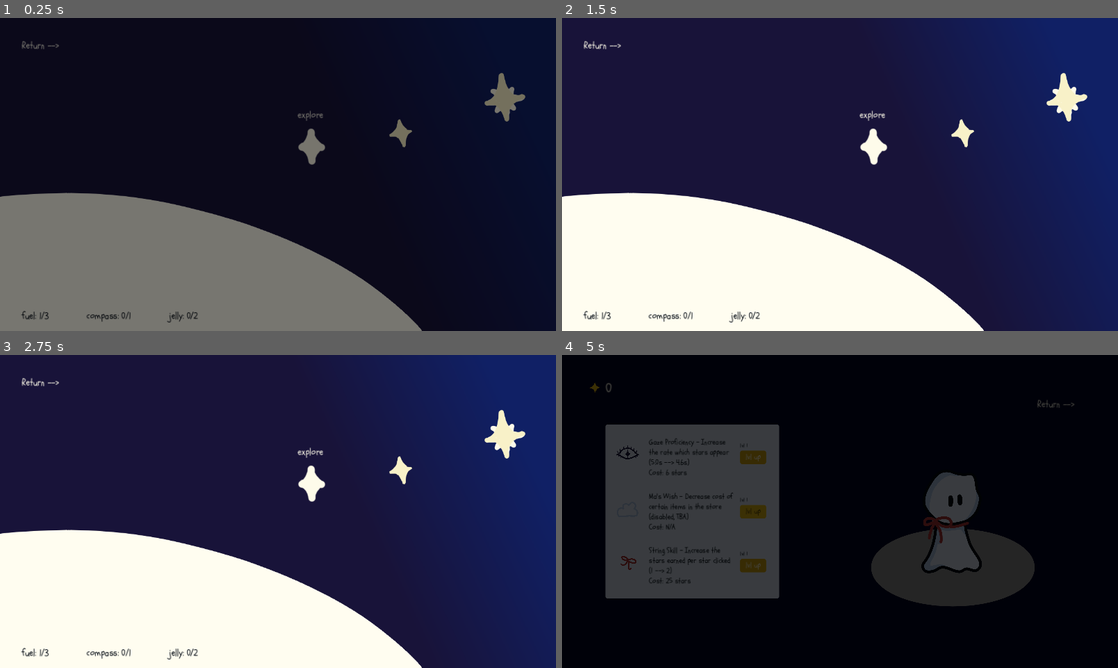
Above: before the commit, frames 1-4 (two rows, left to right).
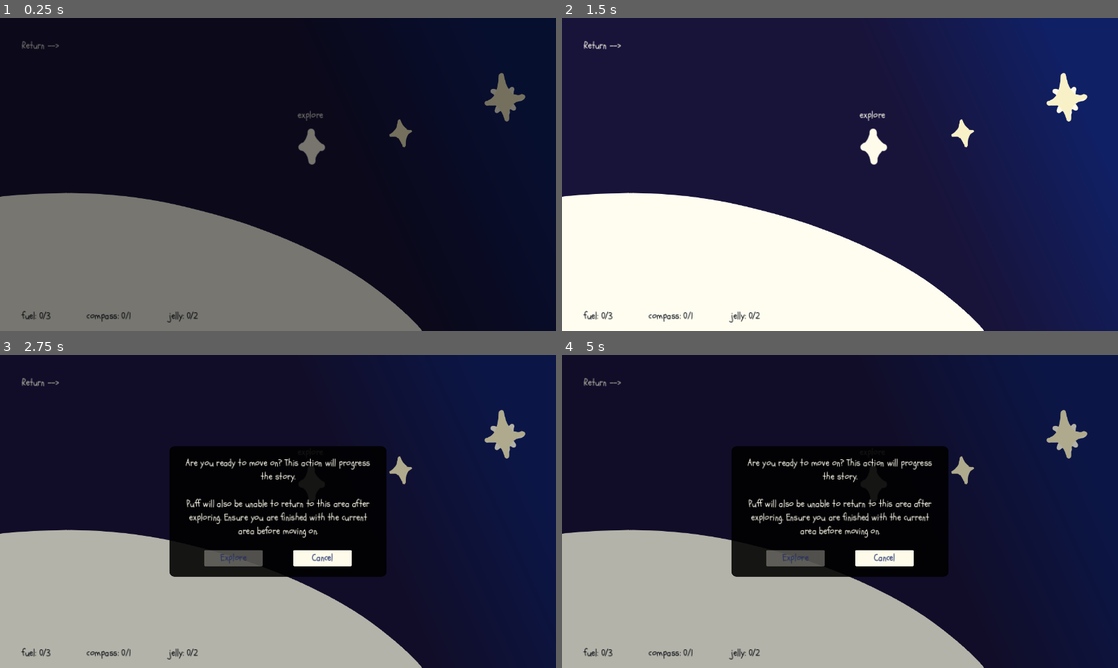
Above: after the commit, the same moments.

Repository: solicht88/I-am-a-Fluff
Game: Godot game, scene res://scenes/explore/explore.tscn
Two runs of this game, one before a commit and one after it. Both use one fixed random seed, a clock stepped at 60 frames per second and the inputs below. This scene is started directly instead of the project's main scene.
Inputs (mouse positions are in pixels of both pictures, inside the frame that each line leads up to):
- Up to frame 1 (0.25 s): no input
- Up to frame 2 (1.5 s): click (873, 115) at 0.5 s, where only the run after the commit has a clickable "explore"; click (884, 221) at 1.25 s, where only the run after the commit has a clickable "Cancel"
- Up to frame 3 (2.75 s): click (311, 452) at 2 s, where only the run after the commit has a clickable "explore"
- Up to frame 4 (5 s): click (873, 452) at 2.75 s, where only the run after the commit has a clickable "explore"; click "Return -->" at 3.5 s; click (650, 439) at 4.25 s, where only the run before the commit has a clickable "upgrade"

The runs differ from the first frame. In frame 1, less than 0.1% of the frame differs, in the area x 7-10%, y 93-97%; in frame 2, less than 0.1%; in frame 3, 54%; in frame 4, 87%, in the area x 0-100%, y 0-100%.

Commit message:
added exploration pop up, display updated inventory on explore menu, can now buy any available item in shop

Diff:
--- a/scenes/explore/exp_interface.tscn
+++ b/scenes/explore/exp_interface.tscn
@@ -28,6 +28,7 @@
 
 [node name="fuel_2" type="TextureRect" parent="."]
 visible = false
+layout_mode = 0
 offset_left = 75.0
 offset_top = 610.0
 offset_right = 1099.0
@@ -37,6 +38,7 @@
 
 [node name="fuel_3" type="TextureRect" parent="."]
 visible = false
+layout_mode = 0
 offset_left = 50.0
 offset_top = 570.0
 offset_right = 1074.0
@@ -66,6 +68,7 @@
 
 [node name="jelly_2" type="TextureRect" parent="."]
 visible = false
+layout_mode = 0
 offset_left = 415.0
 offset_top = 610.0
 offset_right = 1439.0
@@ -111,7 +114,6 @@
 offset_bottom = 238.0
 mouse_default_cursor_shape = 2
 theme = ExtResource("5_ayq8n")
-disabled = true
 text = "explore"
 
 [node name="exit" type="Button" parent="."]
@@ -124,4 +126,5 @@
 theme = ExtResource("5_ayq8n")
 text = "Return -->"
 
+[connection signal="pressed" from="exp_btn" to="." method="_on_exp_btn_pressed"]
 [connection signal="pressed" from="exit" to="." method="_on_exit_pressed"]
--- /dev/null
+++ b/scenes/explore/exp_popup.tscn
@@ -0,0 +1,75 @@
+[gd_scene load_steps=5 format=3 uid="uid://7q4rmhu7y2in"]
+
+[ext_resource type="Theme" uid="uid://c51qyr2yt5dmr" path="res://scenes/themes/light_text.tres" id="1_5spc6"]
+[ext_resource type="Script" path="res://scripts/explore/exp_popup.gd" id="1_t4yvq"]
+[ext_resource type="Theme" uid="uid://gfm5jyry675u" path="res://scenes/themes/light_button.tres" id="2_cfswl"]
+
+[sub_resource type="StyleBoxFlat" id="StyleBoxFlat_7m7nw"]
+bg_color = Color(0, 0, 0, 0.882353)
+corner_radius_top_left = 12
+corner_radius_top_right = 12
+corner_radius_bottom_right = 12
+corner_radius_bottom_left = 12
+
+[node name="exp_popup" type="Control"]
+z_index = 1
+layout_mode = 3
+anchors_preset = 0
+script = ExtResource("1_t4yvq")
+
+[node name="ColorRect" type="ColorRect" parent="."]
+custom_minimum_size = Vector2(1280, 720)
+layout_mode = 1
+offset_right = 1280.0
+offset_bottom = 720.0
+color = Color(0, 0, 0, 0.294118)
+
+[node name="Panel" type="Panel" parent="."]
+custom_minimum_size = Vector2(500, 300)
+layout_mode = 1
+offset_left = 390.0
+offset_top = 210.0
+offset_right = 890.0
+offset_bottom = 510.0
+theme_override_styles/panel = SubResource("StyleBoxFlat_7m7nw")
+
+[node name="Label" type="Label" parent="Panel"]
+custom_minimum_size = Vector2(450, 250)
+layout_mode = 0
+offset_left = 25.0
+offset_top = 25.0
+offset_right = 475.0
+offset_bottom = 275.0
+theme = ExtResource("1_5spc6")
+theme_override_font_sizes/font_size = 20
+text = "Are you ready to move on? This action will progress the story.
+
+Puff will also be unable to return to this area after exploring. Ensure you are finished with the current area before moving on."
+horizontal_alignment = 1
+autowrap_mode = 2
+metadata/_edit_use_anchors_ = true
+
+[node name="exp_btn" type="Button" parent="Panel"]
+custom_minimum_size = Vector2(105, 2.08165e-12)
+layout_mode = 0
+offset_left = 80.0
+offset_top = 239.0
+offset_right = 215.0
+offset_bottom = 275.0
+theme = ExtResource("2_cfswl")
+theme_override_font_sizes/font_size = 20
+disabled = true
+text = "Explore"
+
+[node name="cancel_btn" type="Button" parent="Panel"]
+custom_minimum_size = Vector2(105, 2.08165e-12)
+layout_mode = 0
+offset_left = 285.0
+offset_top = 239.0
+offset_right = 420.0
+offset_bottom = 275.0
+theme = ExtResource("2_cfswl")
+theme_override_font_sizes/font_size = 20
+text = "Cancel"
+
+[connection signal="pressed" from="Panel/cancel_btn" to="." method="_on_cancel_btn_pressed"]
--- a/scripts/explore/exp_interface.gd
+++ b/scripts/explore/exp_interface.gd
@@ -4,6 +4,7 @@
 @onready var jelly_icons = [$jelly_1, $jelly_2]
 
 var save_data = Save.save_data
+var popup = preload("res://scenes/explore/exp_popup.tscn")
 
 # Called when the node enters the scene tree for the first time.
 func _ready():
@@ -18,7 +19,9 @@
 	for i in range(inv["jelly"]):
 		jelly_icons[i].visible = true
 
-	# TODO: update text to match inv
+	$fuel_lbl.text = "fuel: " + str(inv["fuel"]) + "/3"
+	$compass_lbl.text = "compass: " + str(inv["compass"]) + "/1"
+	$jelly_lbl.text = "jelly: " + str(inv["jelly"]) + "/2"
 
 # Called every frame. 'delta' is the elapsed time since the previous frame.
 func _process(_delta):
@@ -29,3 +32,9 @@
 	Global.fade_in()
 	await get_tree().create_timer(0.5).timeout
 	get_tree().change_scene_to_file("res://scenes/main/main.tscn")
+
+
+func _on_exp_btn_pressed():
+	print("lets explore...")
+	var exp_popup = popup.instantiate()
+	get_parent().add_child(exp_popup)
--- /dev/null
+++ b/scripts/explore/exp_popup.gd
@@ -0,0 +1,15 @@
+extends Control
+
+
+# Called when the node enters the scene tree for the first time.
+func _ready():
+	pass # Replace with function body.
+
+
+# Called every frame. 'delta' is the elapsed time since the previous frame.
+func _process(delta):
+	pass
+
+
+func _on_cancel_btn_pressed():
+	queue_free()
--- a/scripts/store/shop_interface.gd
+++ b/scripts/store/shop_interface.gd
@@ -77,7 +77,12 @@
 
 	if save.inventory[item] == TextData.item_max[item]:
 		buy_btn.disabled = true
+		buy_btn.text = "sold out"
 		buy_btn.set_default_cursor_shape(Control.CURSOR_ARROW)
+	else:
+		buy_btn.disabled = false
+		buy_btn.text = "buy"
+		buy_btn.set_default_cursor_shape(Control.CURSOR_POINTING_HAND)
 
 # fuel preview
 func _on_fuel_mouse_entered():
@@ -138,14 +143,8 @@
 func _on_memento_gui_input(event):
 	pass # Replace with function body.
 
-# TODO: buy item if player has enough stars
-# - remove stars from counter
-# - add to "inventory"
 func _on_buy_btn_pressed():
-	if cur_item == "fuel":
-		_buy_item("fuel")
-
-	# TODO: add if statements when other items are bought
+	_buy_item(cur_item)
 
 func _buy_item(item: String):
 	var cost = TextData.item_cost[item]*save.price_mult
